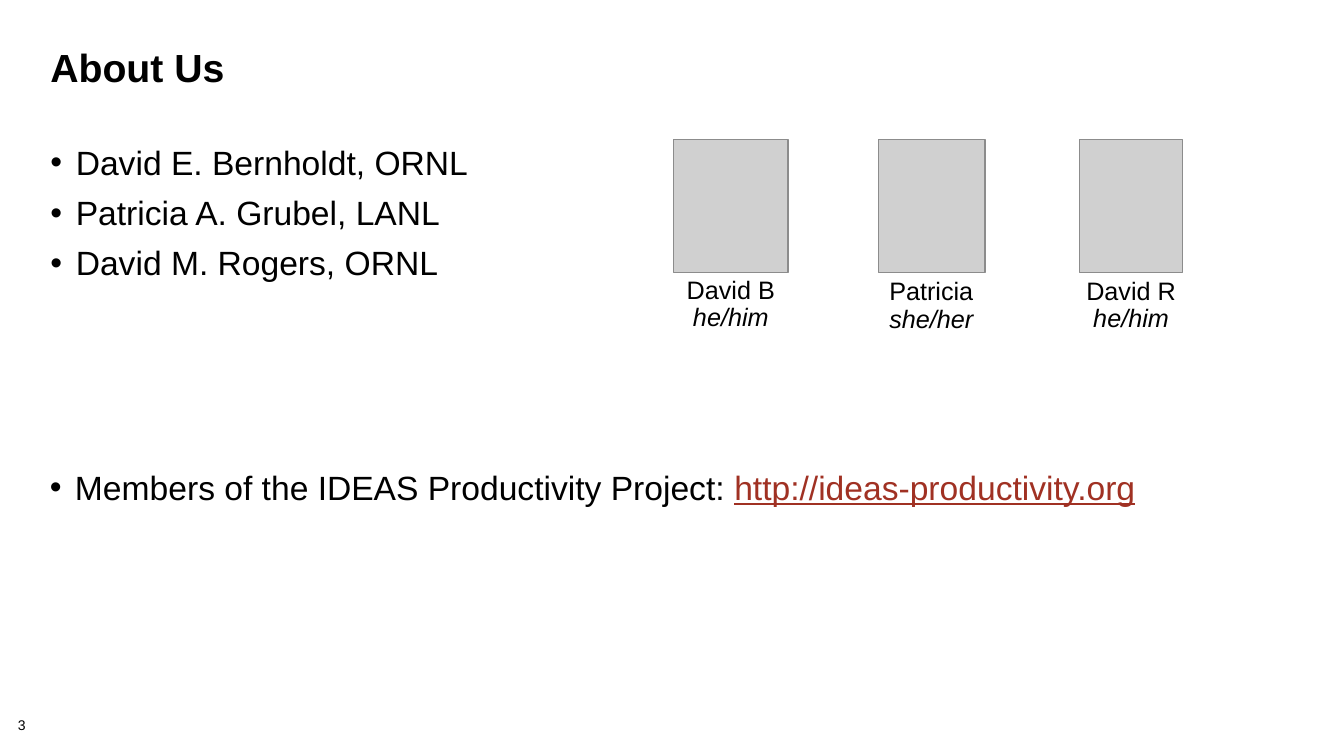
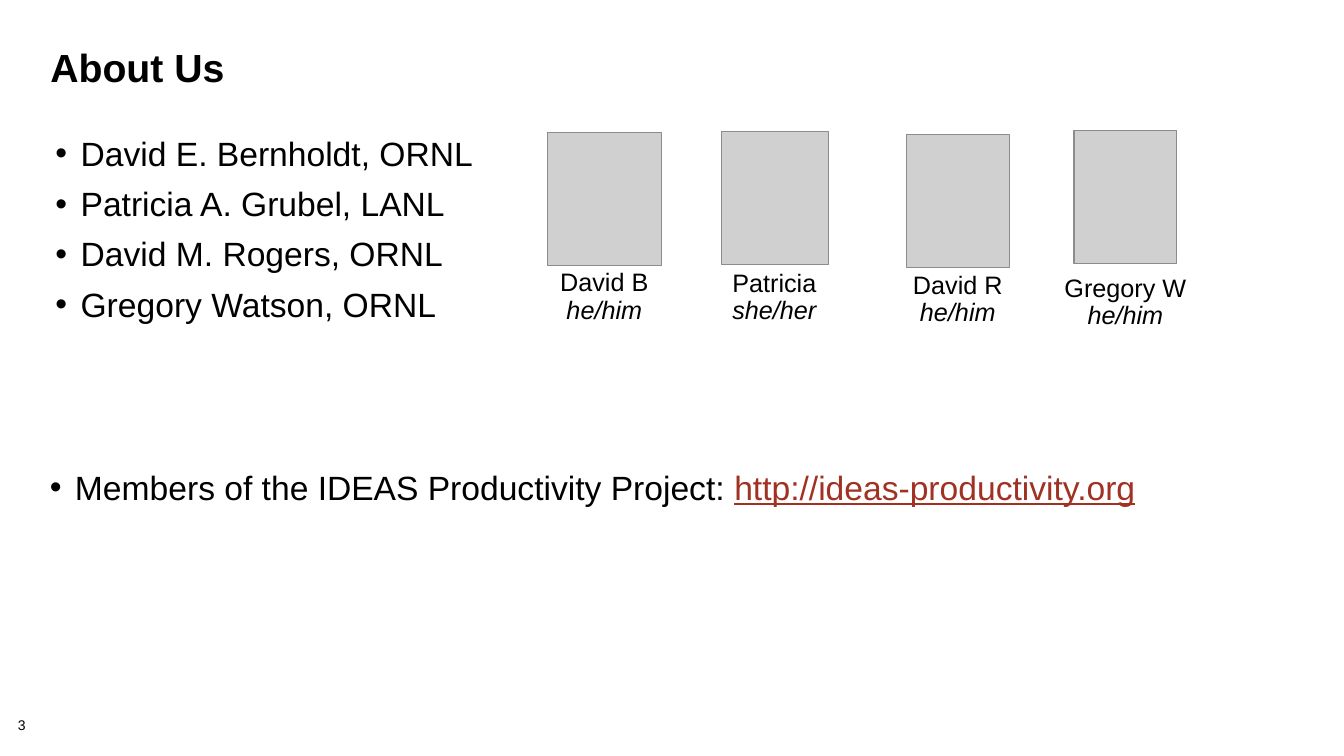
Before and after one commit to bssw-tutorial/presentations, a slide deck: slide 3 of intro.pptx. Drawn at 1344x756 pixels with LibreOffice and Linux fonts; fonts in the diff are those of the drawing; grey boxes stand for pictures; background and template pictures are left out. Boxes give left, top, right and bottom in pixels: in the first picture for what was removed or moved away, otherwise in the second. Text is boxed around its words. In the diff, an @@ line names an element or a change of style, - is before the commit and + after.

```diff
--- a/intro.pptx
+++ b/intro.pptx
@@ text "David E. Bernholdt, ORNL": place and size @@
-text "David E. Bernholdt, ORNL" at [76,150,468,282]
+text "David E. Bernholdt, ORNL" at [81,141,472,324]
@@ picture: place and size @@
-picture at [674,140,788,273]
+picture at [547,132,662,265]
@@ picture: place and size @@
-picture at [878,140,985,273]
+picture at [722,131,829,264]
@@ picture: place and size @@
-picture at [1080,140,1183,273]
+picture at [906,134,1009,267]
@@ picture added at [1074,130,1177,263] @@
@@ text "David B": place and size @@
-text "David B" at [687,280,775,327]
+text "David B" at [560,272,649,320]
@@ text "Patricia": place and size @@
-text "Patricia" at [889,281,973,329]
+text "Patricia" at [732,273,816,320]
@@ text "David R": place and size @@
-text "David R" at [1086,281,1176,328]
+text "David R" at [913,275,1002,322]
@@ text at [81,293,436,324]: paragraph added @@
+• Gregory Watson, ORNL
@@ text added at [1064,279,1186,325], 18 pt, text #000000 @@
+Gregory W
+he/him
```
Also in this commit, not shown: 1 other slide changed.
